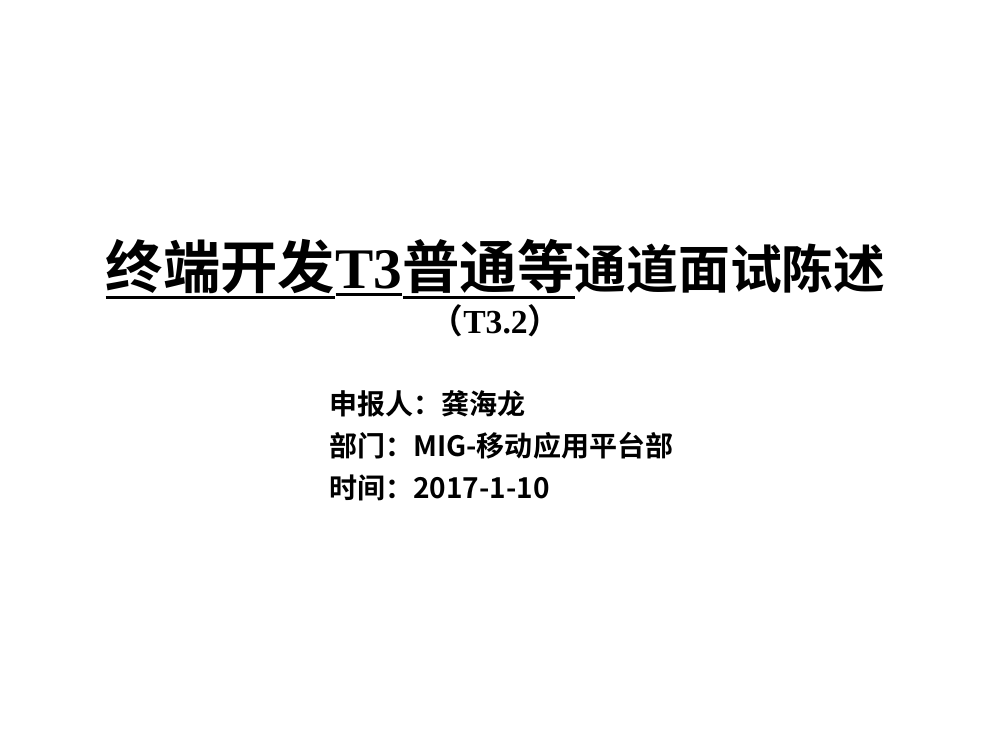
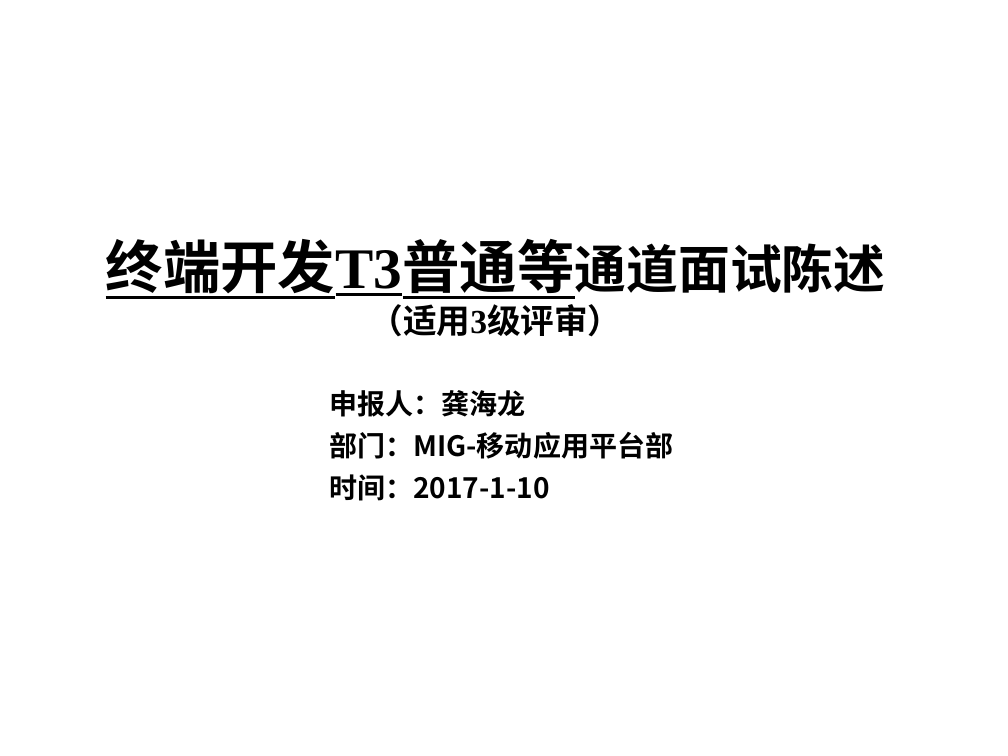
Before and after one commit to hamlingong/data, a slide deck: slide 1 of promote/龚海龙-v1.0.ppt. Drawn at 1008x756 pixels with LibreOffice and Linux fonts; fonts in the diff are those of the drawing; background and template pictures are left out. Boxes give left, top, right and bottom in pixels: in the first picture for what was removed or moved away, otherwise in the second. Text is boxed around its words. In the diff, an @@ line names an element or a change of style, - is before the commit and + after.

```diff
--- a/promote/龚海龙-v1.0.ppt
+++ b/promote/龚海龙-v1.0.ppt
@@ title at [106,239,622,337]: text changed @@
-终端开发T3普通等通道面试陈述
-（T3.2）
+终端开发T3普通等通道面试陈述
+（适用3级评审）
```
Also in this commit, not shown: 17 other slides changed, 1 slide removed.
